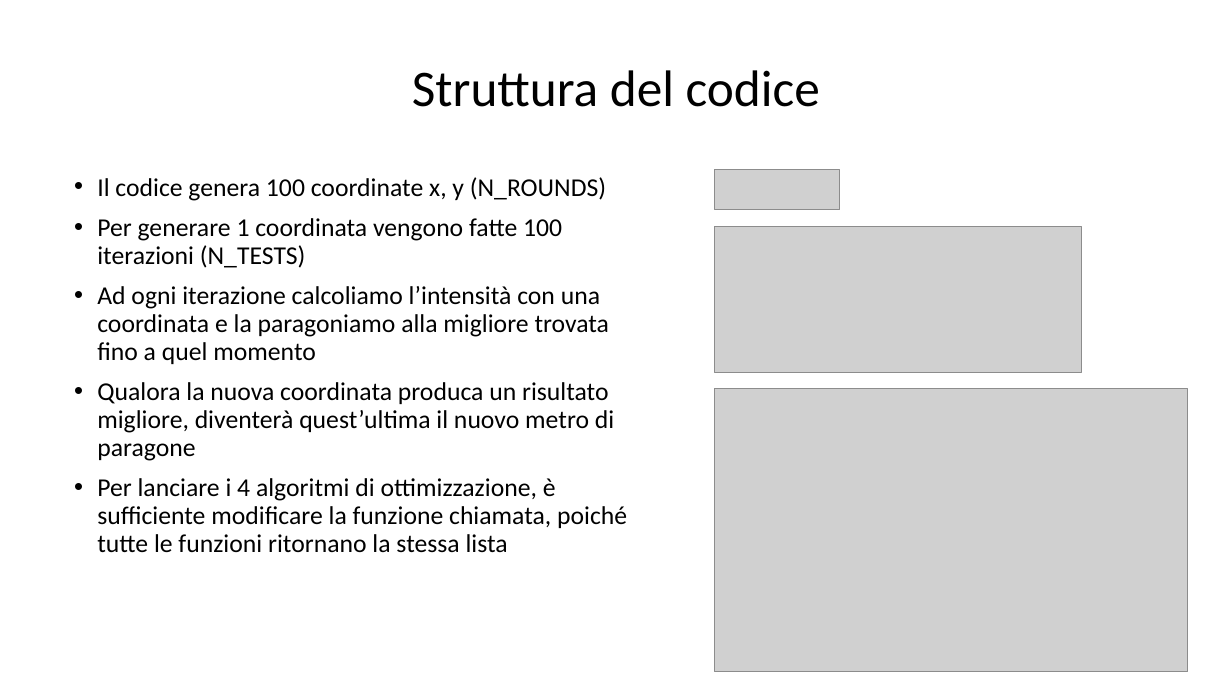
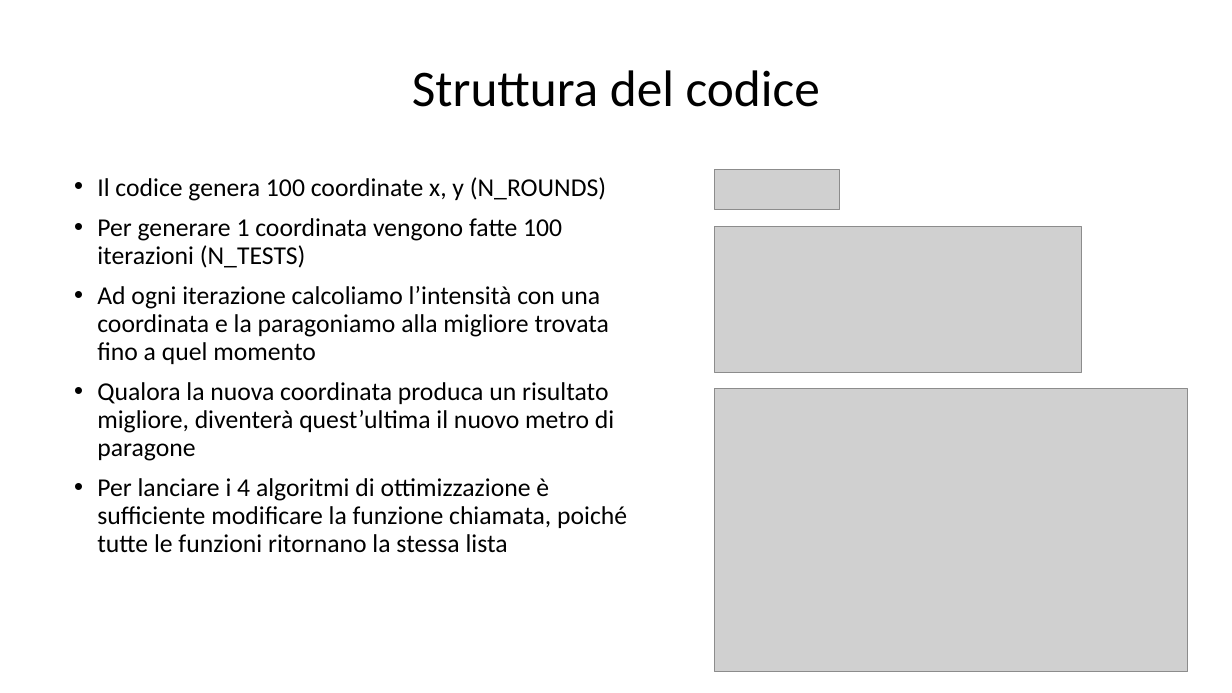
Before and after one commit to af20/mds_decision_making, a slide deck: slide 6 of R/Decision Making slides.pptx. Drawn at 1232x693 pixels with LibreOffice and Linux fonts; fonts in the diff are those of the drawing; grey boxes stand for pictures. Boxes give left, top, right and bottom in pixels: in the first picture for what was removed or moved away, otherwise in the second. Text is boxed around its words. In the diff, an @@ line names an element or a change of style, - is before the commit and + after.

```diff
--- a/R/Decision Making slides.pptx
+++ b/R/Decision Making slides.pptx
@@ text at <box>97,478,627,553</box>: text changed @@
-• Per lanciare i 4 algoritmi di ottimizzazione, è sufficiente modificare la funzione chiamata, poiché tutte le funzioni ritornano la stessa lista
+• Per lanciare i 4 algoritmi di ottimizzazione è sufficiente modificare la funzione chiamata, poiché tutte le funzioni ritornano la stessa lista
```
Also in this commit, not shown: 3 other slides changed.
